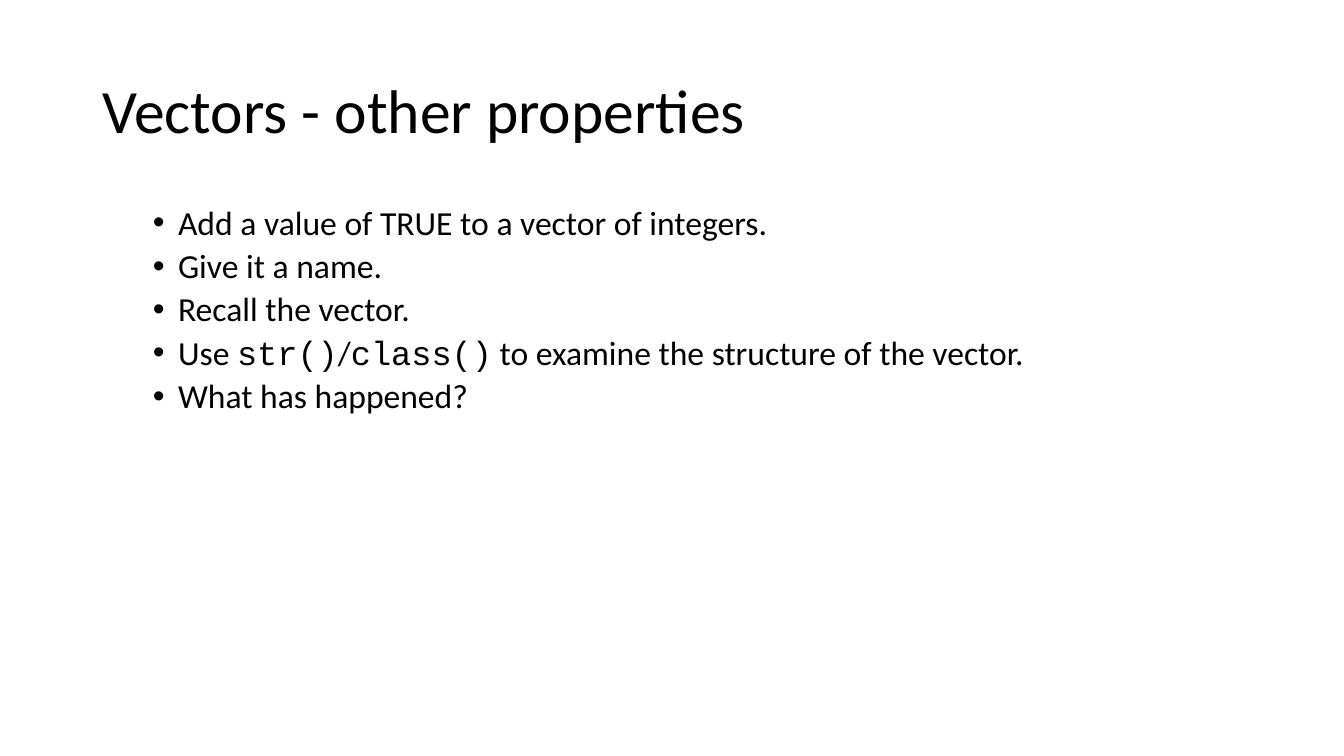
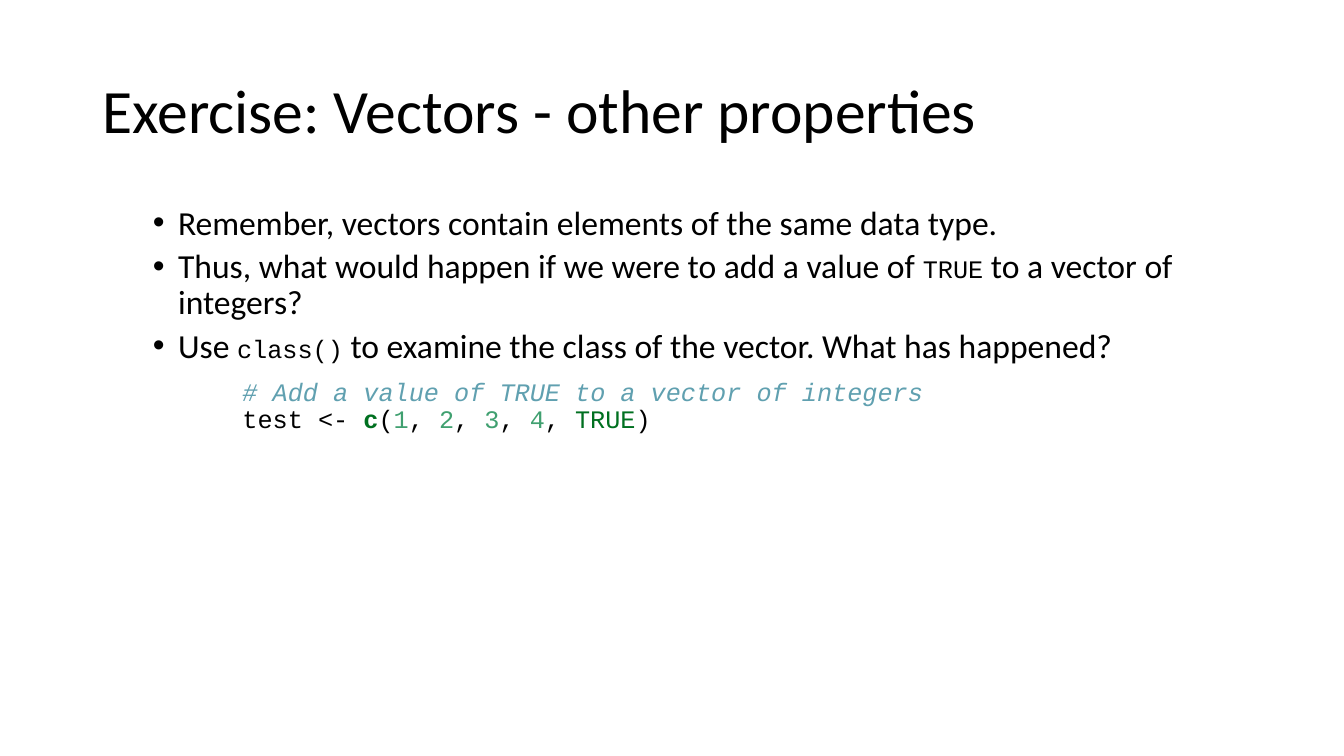
Before and after one commit to ClinicianCoders/ClinicianCoders, a slide deck: slide 28 of Workshops/Workshop1.pptx (slide 34 before the commit). Drawn at 1344x756 pixels with LibreOffice and Linux fonts; fonts in the diff are those of the drawing. Boxes give left, top, right and bottom in pixels: in the first picture for what was removed or moved away, otherwise in the second. Text is boxed around its words. In the diff, an @@ line names an element or a change of style, - is before the commit and + after.

```diff
--- a/Workshops/Workshop1.pptx
+++ b/Workshops/Workshop1.pptx
@@ title at [102, 90, 976, 143]: text changed @@
-Vectors - other properties
+Exercise: Vectors - other properties
@@ text at [178, 211, 1173, 434]: text changed @@
-  • Add a value of TRUE to a vector of integers.
-  • Give it a name.
-  • Recall the vector.
-  • Use str()/class() to examine the structure of the vector.
-  • What has happened?
+  • Remember, vectors contain elements of the same data type.
+  • Thus, what would happen if we were to add a value of TRUE to a vector of integers?
+  • Use class() to examine the class of the vector. What has happened?
+# Add a value of TRUE to a vector of integers
+test <- c(1, 2, 3, 4, TRUE)
```
Also in this commit, not shown: 29 other slides changed, 7 other files.
